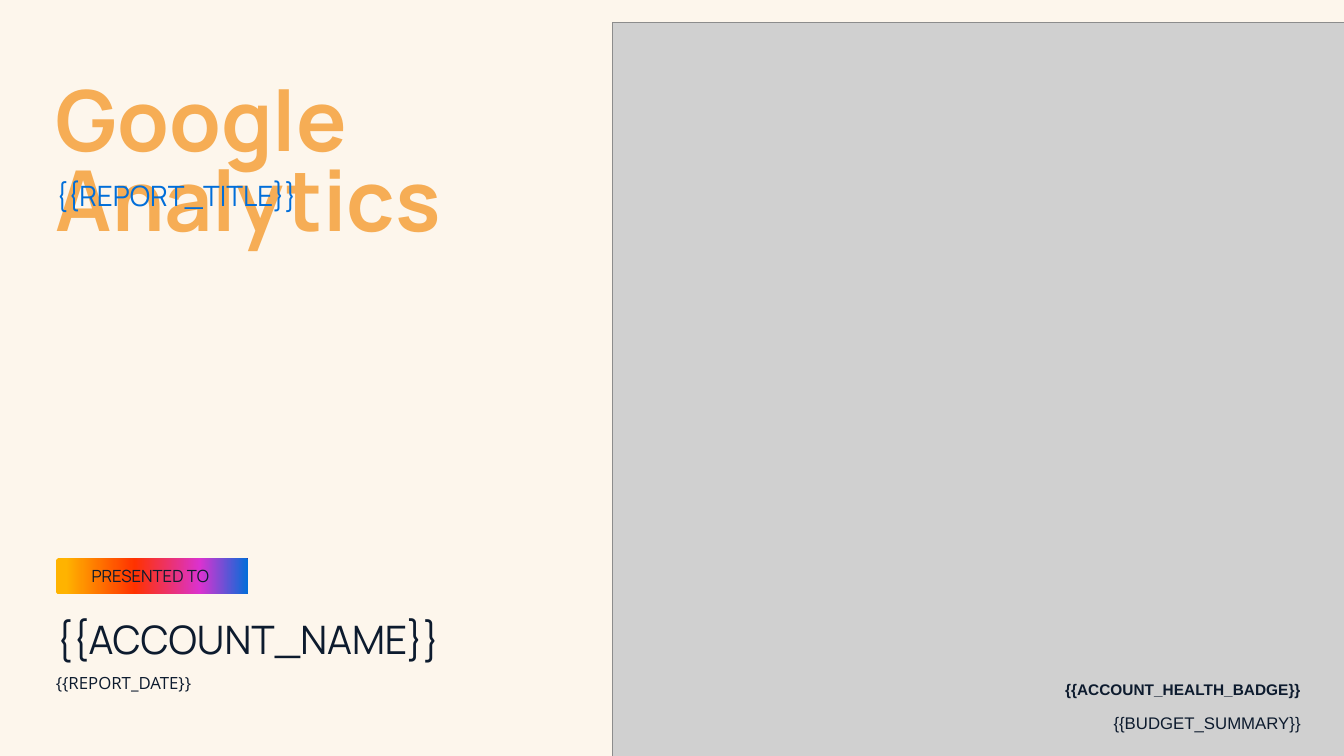
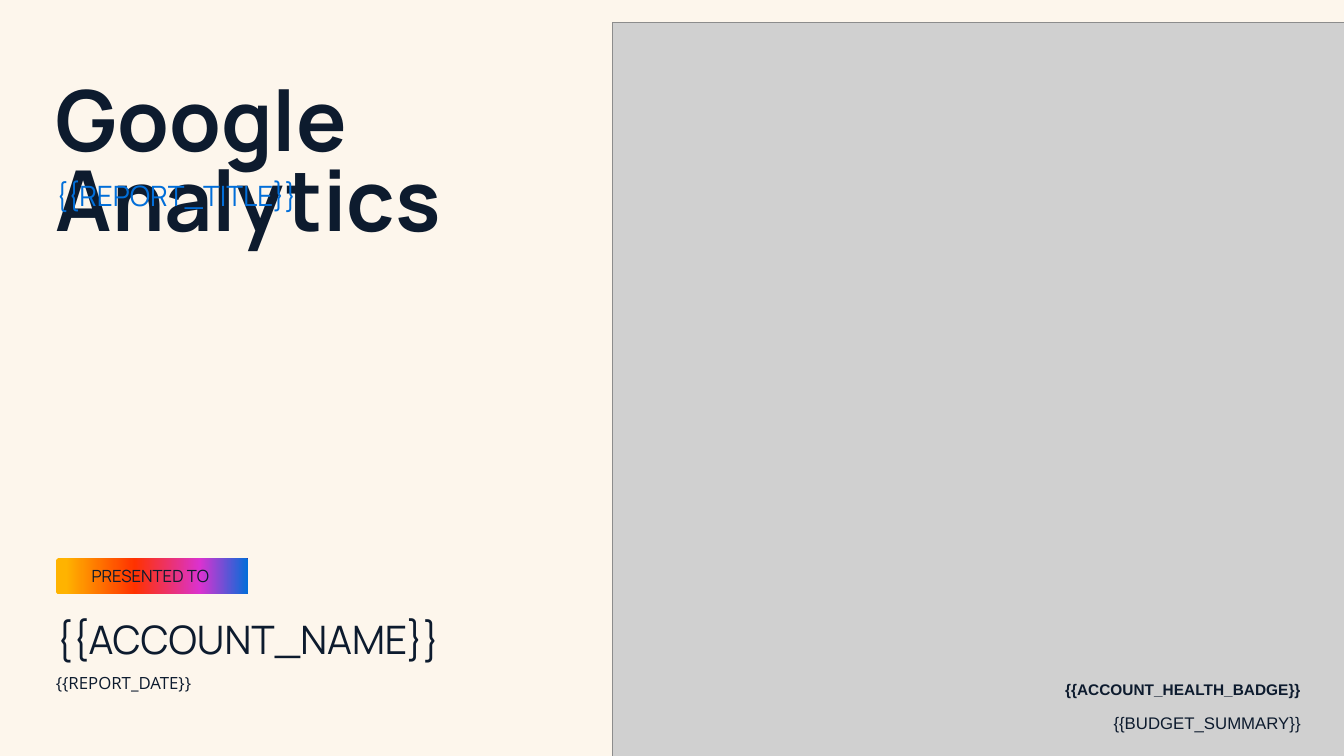
Before and after one commit to nextreport-app/NRE, a slide deck: slide 1 of templates/ga4-light.pptx. Drawn at 1344x756 pixels with LibreOffice and Linux fonts; fonts in the diff are those of the drawing; grey boxes stand for pictures; background and template pictures are left out. Boxes give left, top, right and bottom in pixels: in the first picture for what was removed or moved away, otherwise in the second. Text is boxed around its words. In the diff, an @@ line names an element or a change of style, - is before the commit and + after.

```diff
--- a/templates/ga4-light.pptx
+++ b/templates/ga4-light.pptx
@@ text "Google Analytics" at bbox=[56, 89, 441, 251]: text colour #F6AD55 to #0D1B2E @@
```
Also in this commit, not shown: 3 other slides changed, 32 other files.
